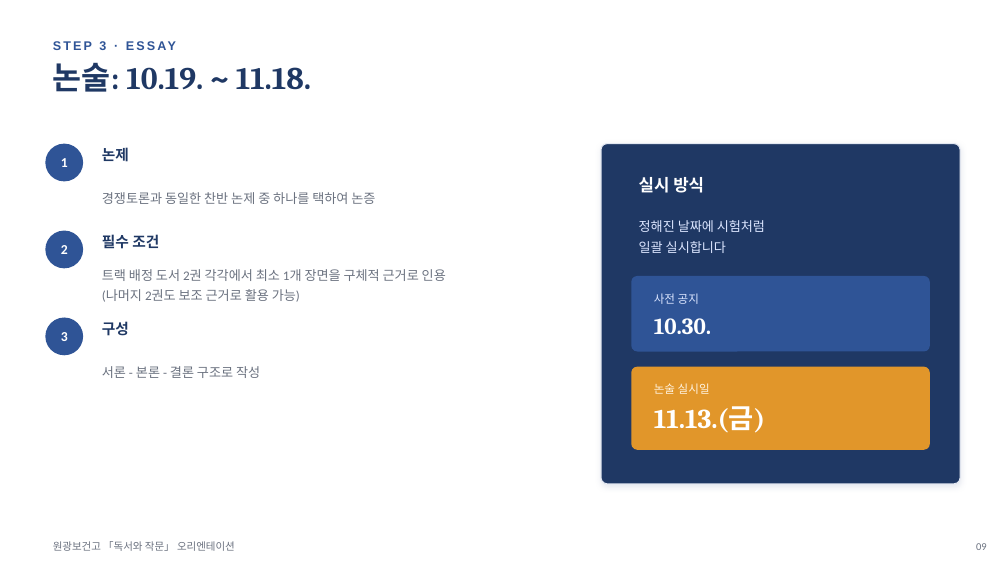
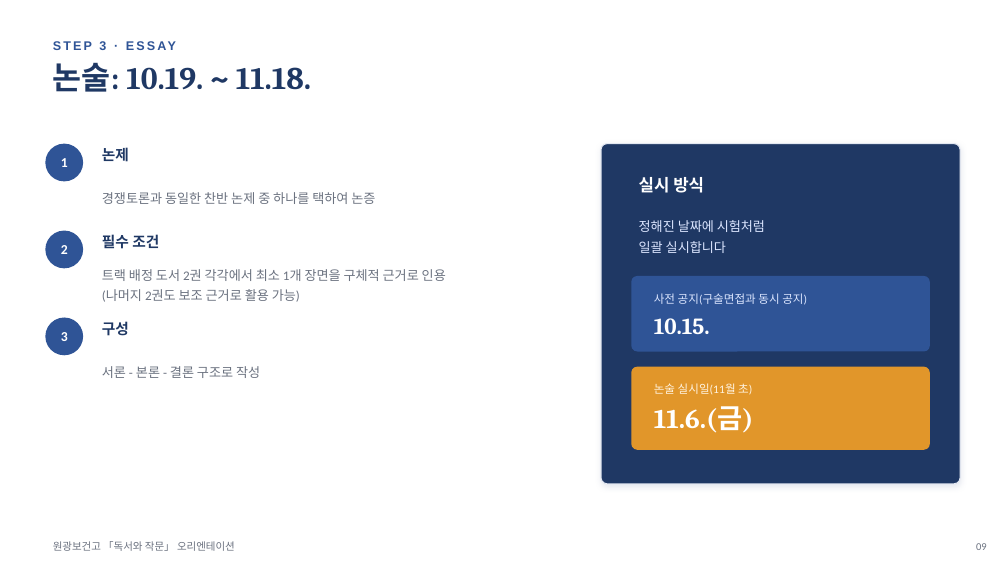
Before and after one commit to muju44havruta/havrutakim, a slide deck: slide 9 of curriculum_plans/원광보건고_오리엔테이션_PPT.pptx. Drawn at 1008x567 pixels with LibreOffice and Linux fonts; fonts in the diff are those of the drawing. Boxes give left, top, right and bottom in pixels: in the first picture for what was removed or moved away, otherwise in the second. Text is boxed around its words. In the diff, an @@ line names an element or a change of style, - is before the commit and + after.

```diff
--- a/curriculum_plans/원광보건고_오리엔테이션_PPT.pptx
+++ b/curriculum_plans/원광보건고_오리엔테이션_PPT.pptx
@@ text at (x1=654, y1=293, x2=807, y2=305): text changed @@
-사전 공지
+사전 공지(구술면접과 동시 공지)
@@ text at (x1=654, y1=318, x2=710, y2=334): text changed @@
-10.30.
+10.15.
@@ text at (x1=654, y1=383, x2=752, y2=395): text changed @@
-논술 실시일
+논술 실시일(11월 초)
@@ text at (x1=654, y1=406, x2=754, y2=433): text changed @@
-11.13.(금)
+11.6.(금)
```
Also in this commit, not shown: 3 other slides changed, 4 other files.
